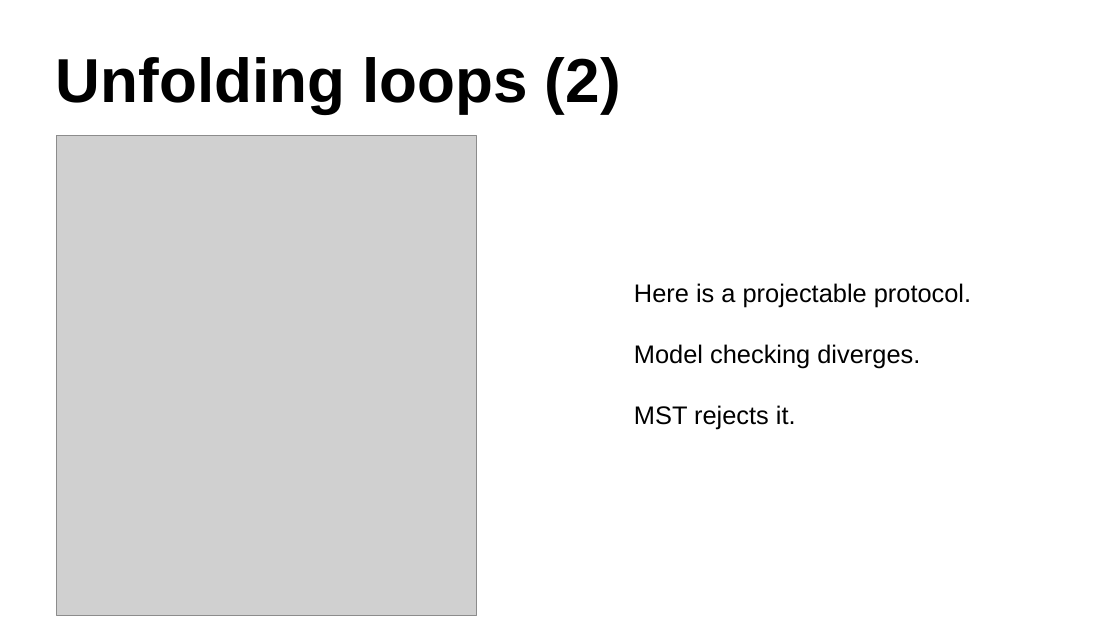
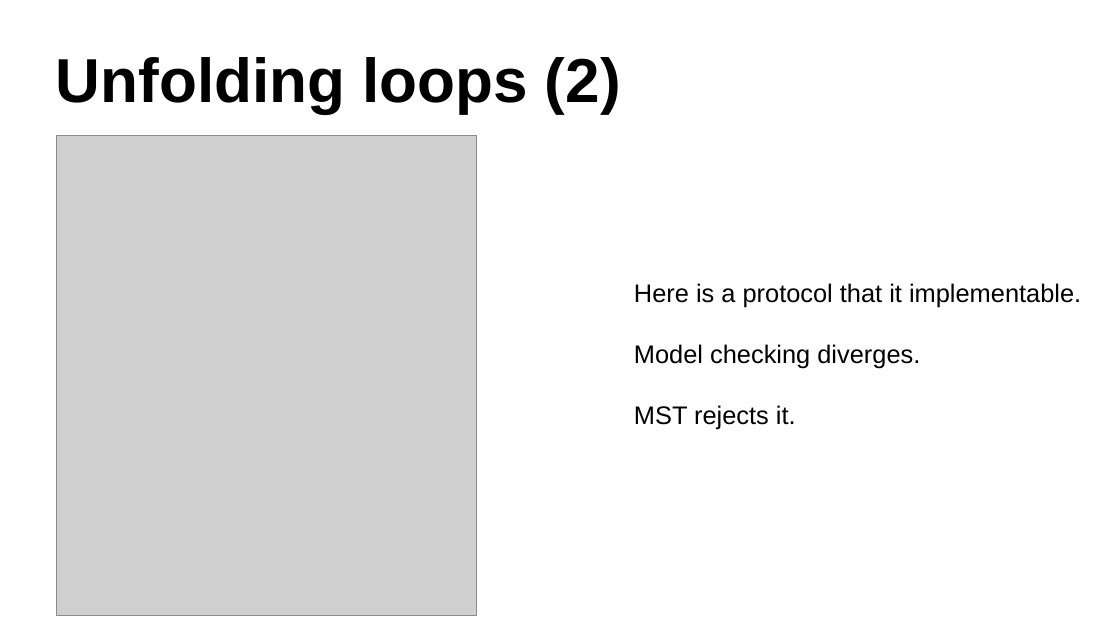
Before and after one commit to dzufferey/presentations, a slide deck: slide 34 of 2020_10_7_MPI_Lightning_Tutorial/McAndMst.odp. Drawn at 1120x630 pixels with LibreOffice and Linux fonts; fonts in the diff are those of the drawing; grey boxes stand for pictures. Boxes give left, top, right and bottom in pixels: in the first picture for what was removed or moved away, otherwise in the second. Text is boxed around its words. In the diff, an @@ line names an element or a change of style, - is before the commit and + after.

```diff
--- a/2020_10_7_MPI_Lightning_Tutorial/McAndMst.odp
+++ b/2020_10_7_MPI_Lightning_Tutorial/McAndMst.odp
@@ text at [634, 283, 1081, 307]: text changed @@
-Here is a projectable protocol.
+Here is a protocol that it implementable.
```
Also in this commit, not shown: 7 other slides changed, 1 other file.
